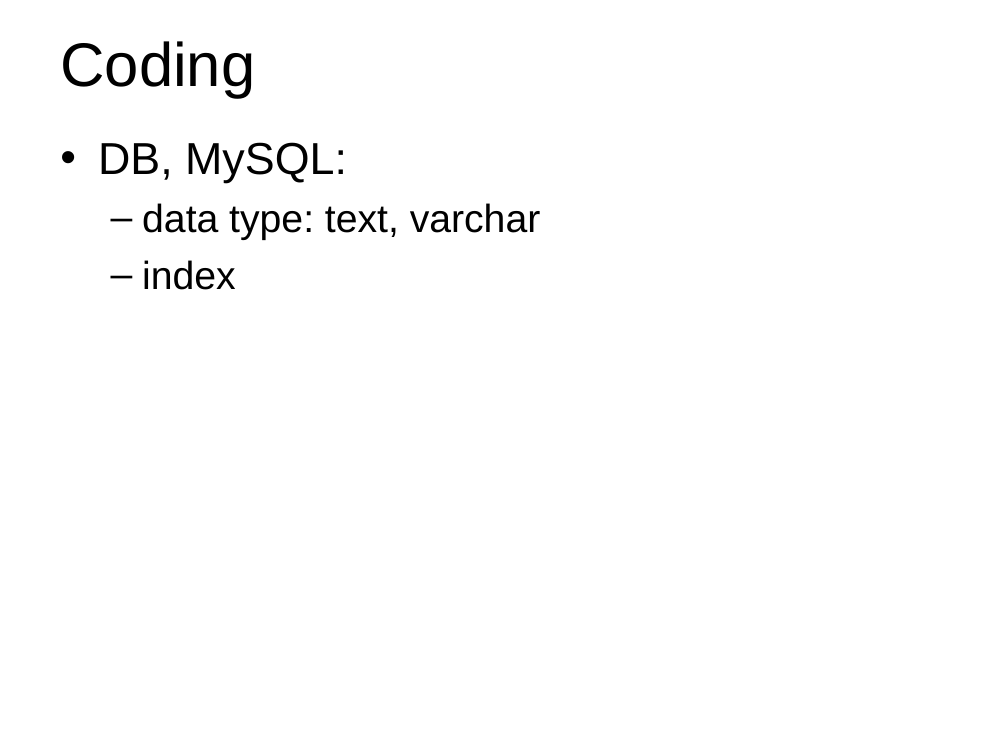
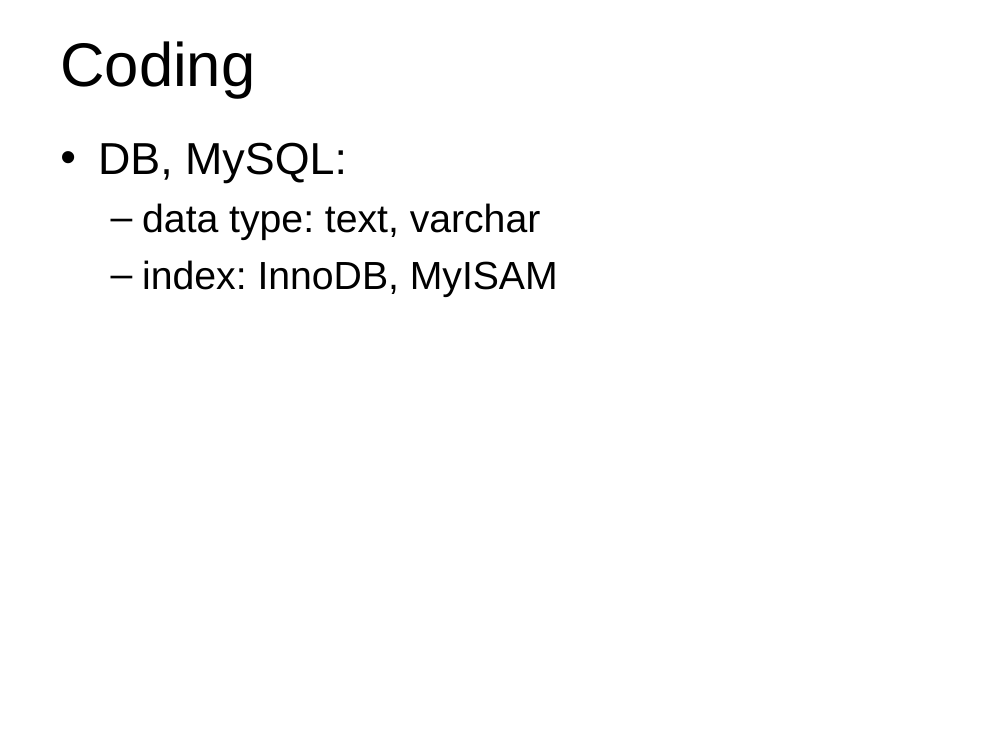
Before and after one commit to Wang-Ray/notes, a slide deck: slide 29 of Architect.ppt (slide 27 before the commit). Drawn at 1008x756 pixels with LibreOffice and Linux fonts; fonts in the diff are those of the drawing; background and template pictures are left out. Boxes give left, top, right and bottom in pixels: in the first picture for what was removed or moved away, otherwise in the second. Text is boxed around its words. In the diff, an @@ line names an element or a change of style, - is before the commit and + after.

```diff
--- a/Architect.ppt
+++ b/Architect.ppt
@@ text at box(142, 260, 558, 297): text changed @@
-  – index
+  – index: InnoDB, MyISAM
```
Also in this commit, not shown: 3 other slides changed, 2 slides added, 1 other file.
